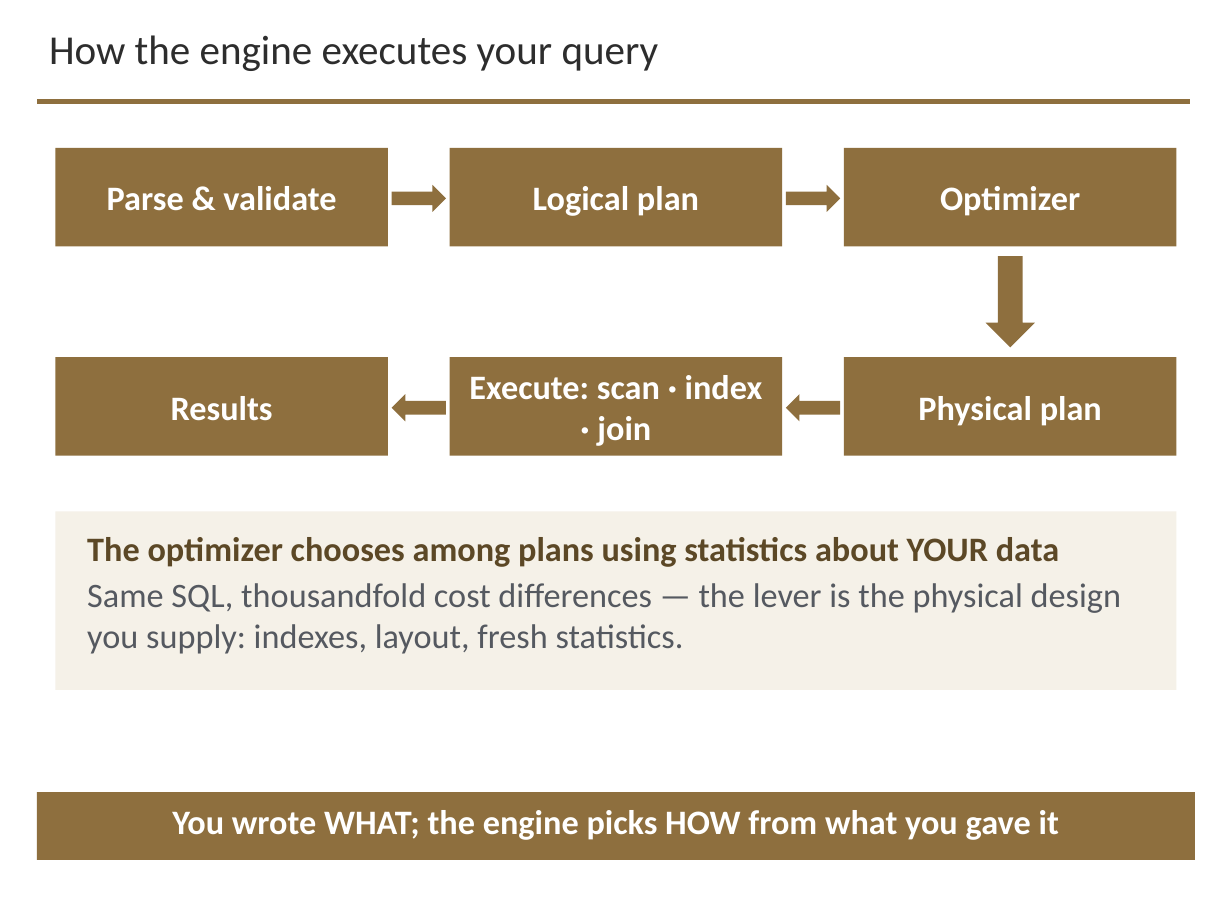
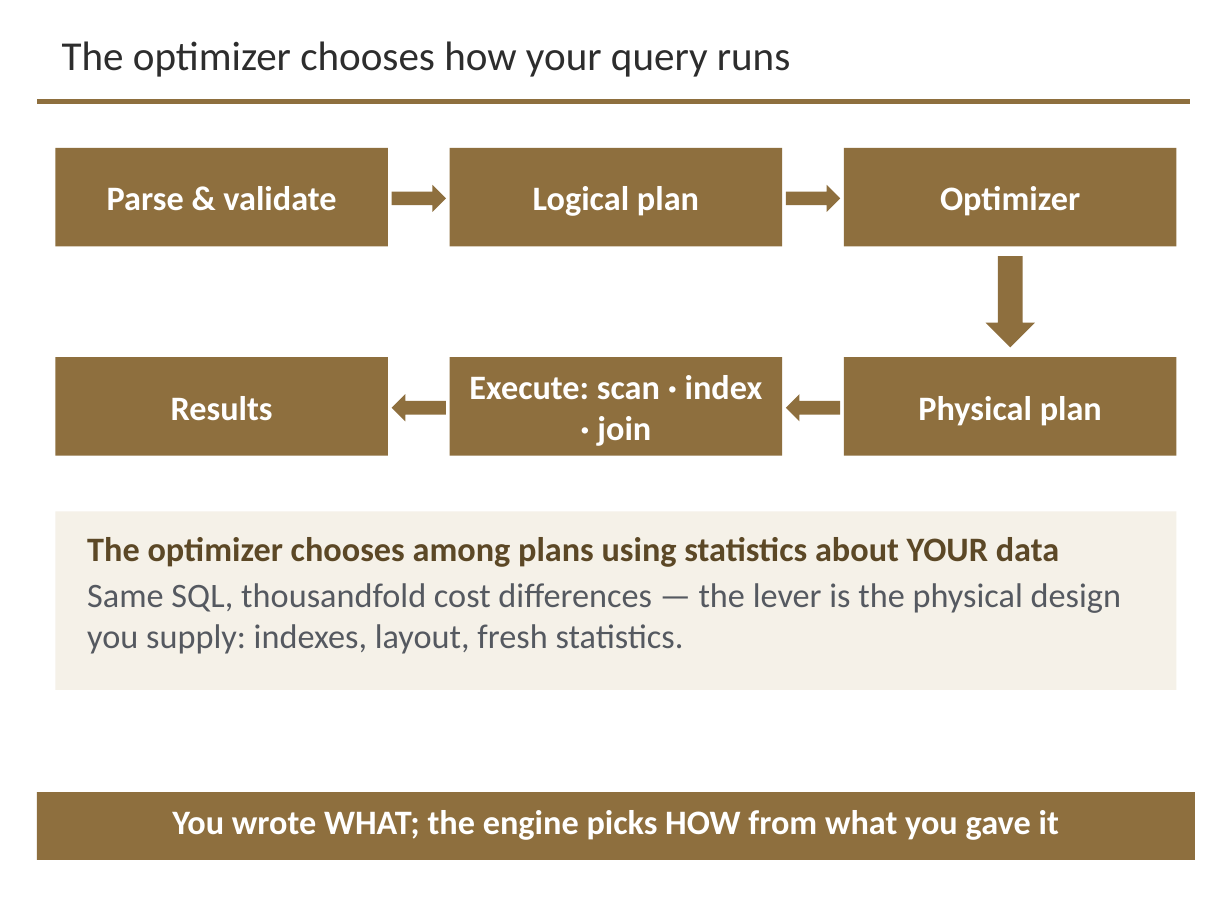
Before and after one commit to davisjam/model-based-agentic-software-engineering, a slide deck: slide 17 of course/lectures/act-3-software-in-the-world/02-compute-environments-and-data-management/3-2-Data-Management.pptx (slide 16 before the commit). Drawn at 1232x924 pixels with LibreOffice and Linux fonts; fonts in the diff are those of the drawing; background and template pictures are left out. Boxes give left, top, right and bottom in pixels: in the first picture for what was removed or moved away, otherwise in the second. Text is boxed around its words. In the diff, an @@ line names an element or a change of style, - is before the commit and + after.

```diff
--- a/course/lectures/act-3-software-in-the-world/02-compute-environments-and-data-management/3-2-Data-Management.pptx
+++ b/course/lectures/act-3-software-in-the-world/02-compute-environments-and-data-management/3-2-Data-Management.pptx
@@ title "The optimizer chooses how your ..." at (62, 41, 790, 77): vertical alignment top to middle @@
@@ title at (62, 41, 790, 77): text changed @@
-How the engine executes your query
+The optimizer chooses how your query runs
```
Also in this commit, not shown: 26 other slides changed, 1 slide added.
